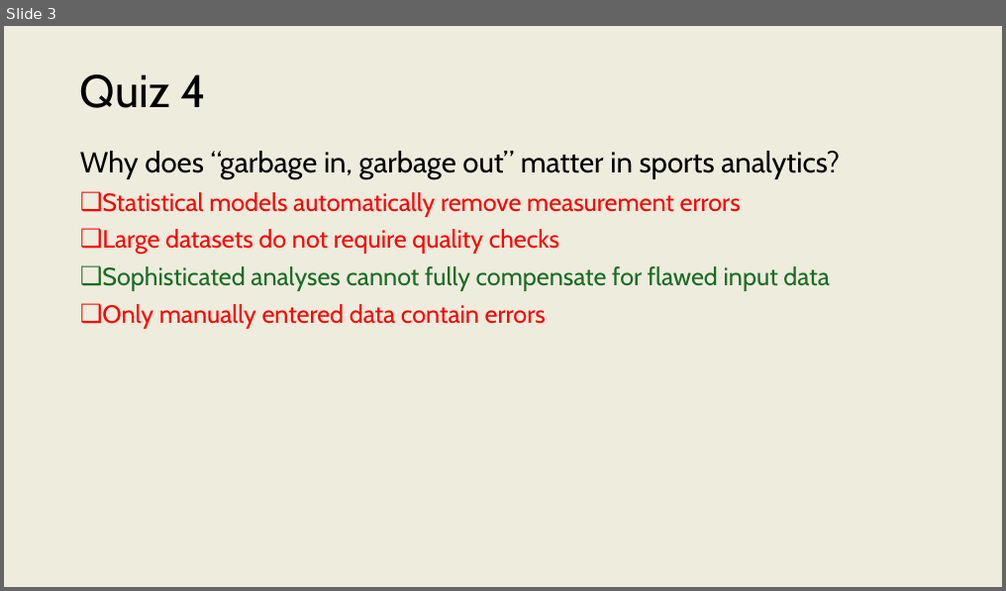
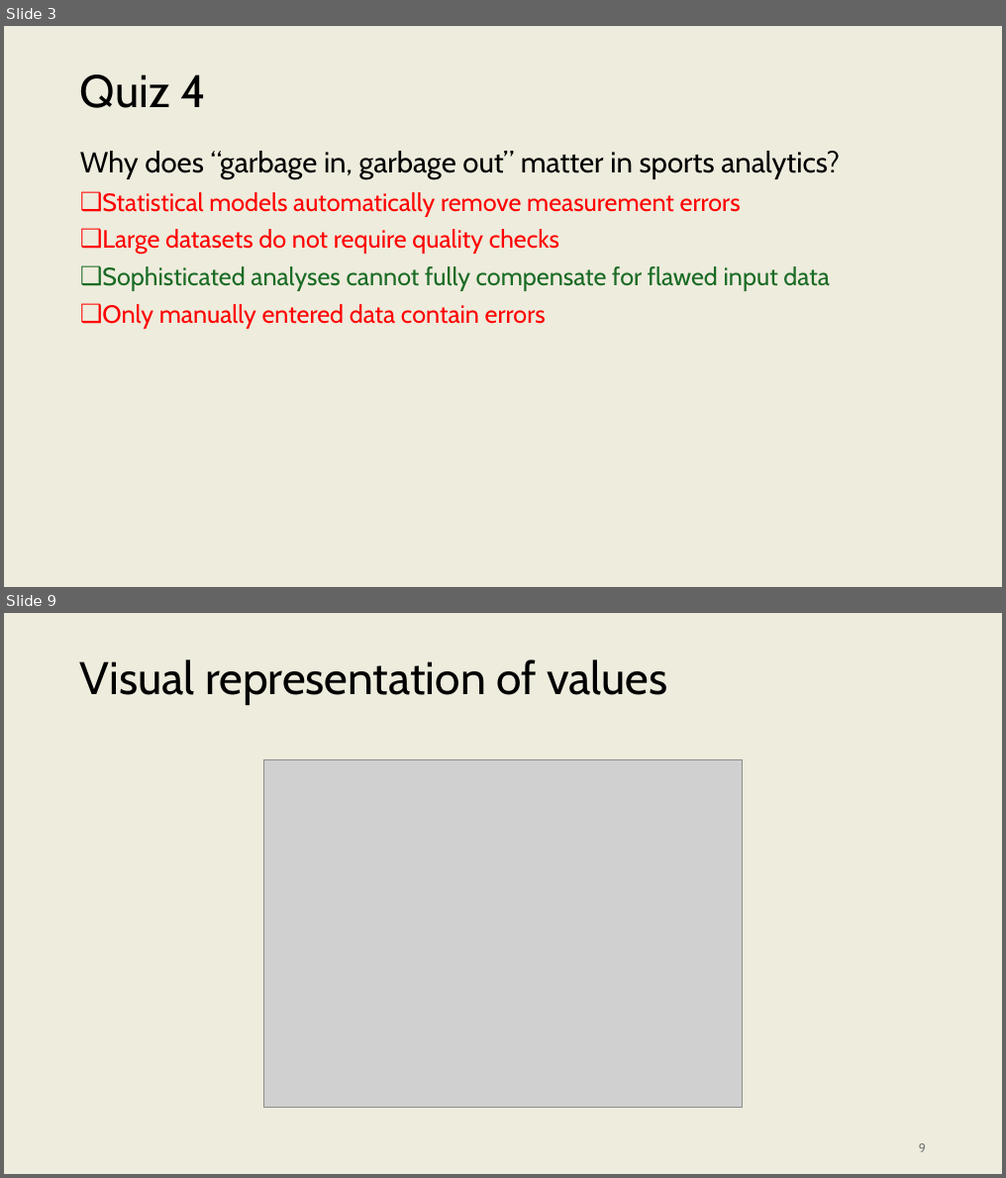
Before and after one commit to onishisaryu/HES-3000-Sports-Data-Analytics, a slide deck: pptx/Lecture7.pptx. Shown one above the other, each under a label of ours: slide 3 before the commit, slides 3 and 9 after it; the slides between them are not shown. The pictures are 1006x591 and 1006x1178 pixels, drawn with LibreOffice and Linux fonts; fonts in the diff are those of the drawing; grey boxes stand for pictures. Boxes give left, top, right and bottom in pixels: in the first picture for what was removed or moved away, otherwise in the second. Text is boxed around its words. In the diff, an @@ line names an element or a change of style, - is before the commit and + after.

```diff
--- a/pptx/Lecture7.pptx
+++ b/pptx/Lecture7.pptx
@@ slide 9 added at box(4, 613, 1002, 1174), background #EEECDD @@
@@ title added at box(80, 660, 668, 705), 44 pt, text #000000 @@
+Visual representation of values
@@ picture added at box(263, 760, 743, 1108) @@
@@ page number added at box(919, 1144, 926, 1153), 12 pt, text #797979 @@
+9
```
Also in this commit, not shown: 2 slides changed, 28 other slides added, 1 slide removed.
